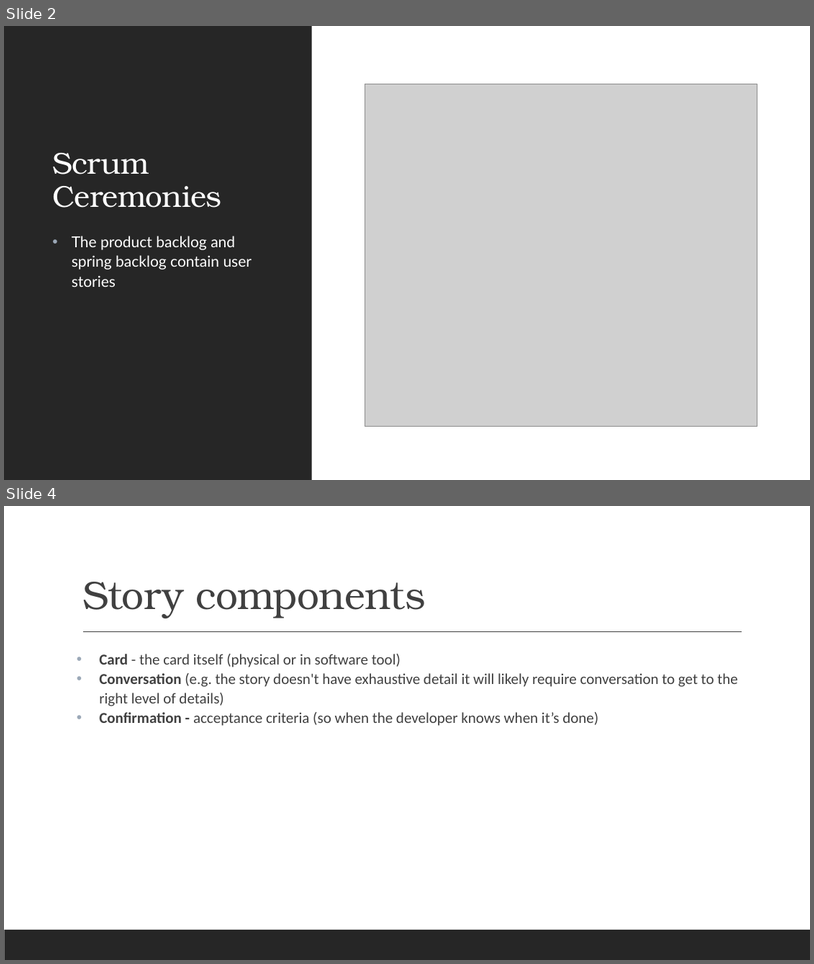
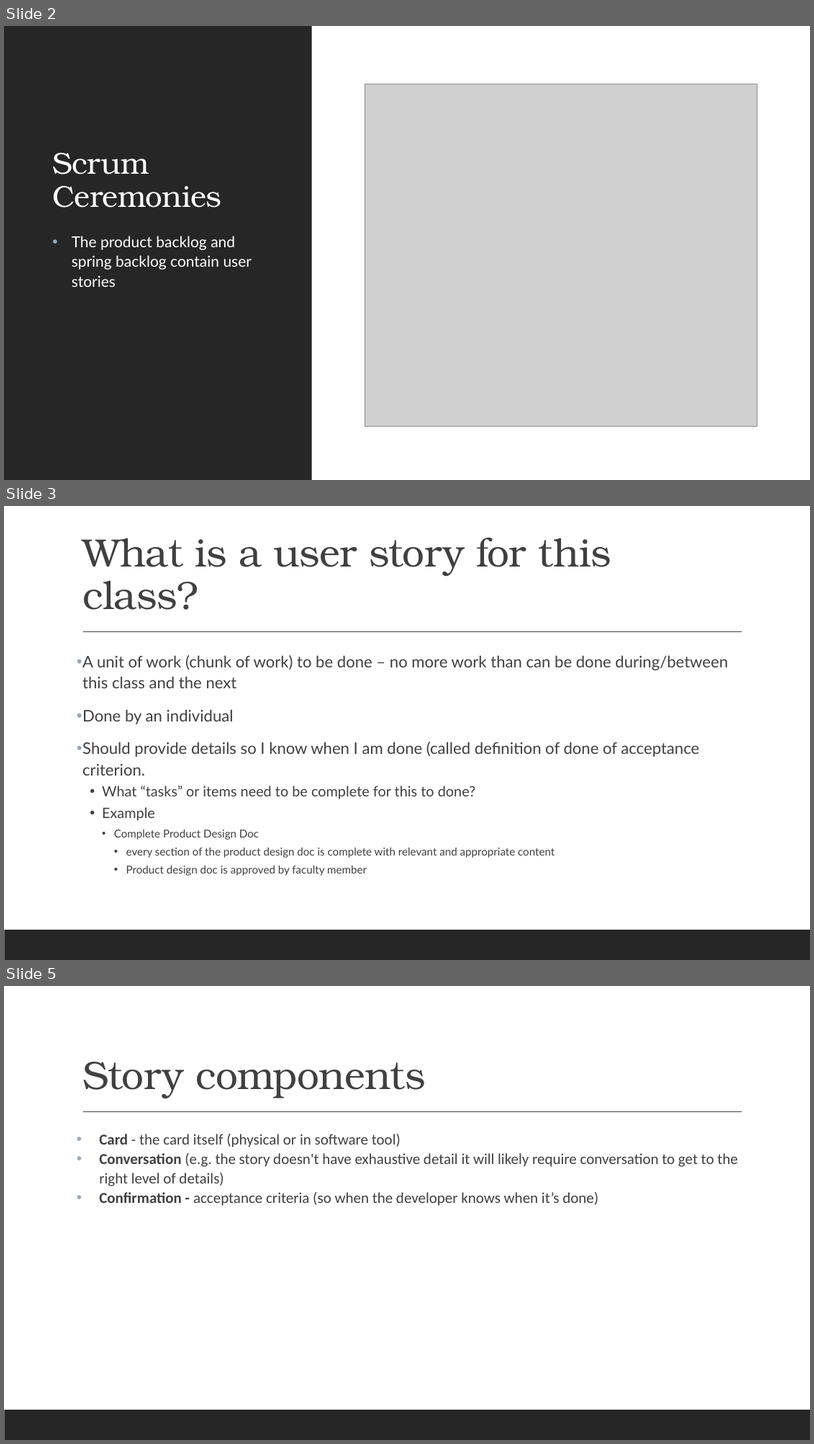
Before and after one commit to mschray/IPro497Sample, a slide deck: Course Content/What is a user story.pptx. Shown one above the other, each under a label of ours: slides 2 and 4 before the commit, slides 2, 3 and 5 after it; the slides between them are not shown. The pictures are 814x964 and 814x1444 pixels, drawn with LibreOffice and Linux fonts; fonts in the diff are those of the drawing; grey boxes stand for pictures. Boxes give left, top, right and bottom in pixels: in the first picture for what was removed or moved away, otherwise in the second. Text is boxed around its words. In the diff, an @@ line names an element or a change of style, - is before the commit and + after.

Commit message:
Add files via upload
Updates to simplify and provide better examples.

```diff
--- a/Course Content/What is a user story.pptx
+++ b/Course Content/What is a user story.pptx
@@ slide 3 added at (x1=4, y1=506, x2=810, y2=960), background #FFFFFF; not listed: 2 template elements that a slide beside it also shows @@
@@ title added at (x1=82, y1=537, x2=611, y2=610), 47 pt, text #404040 @@
+What is a user story for this class?
@@ text added at (x1=82, y1=655, x2=728, y2=875), 19 pt, text #404040 @@
+• A unit of work (chunk of work) to be done – no more work than can be done during/between this class and the next
+• Done by an individual
+• Should provide details so I know when I am done (called definition of done of acceptance criterion.
+  • What “tasks” or items need to be complete for this to done?
+  • Example
+    • Complete Product Design Doc
+      • every section of the product design doc is complete with relevant and appropriate content
+      • Product design doc is approved by faculty member
@@ what was slide 4 is now slide 5 @@
```
Also in this commit, not shown: 1 slide changed.
